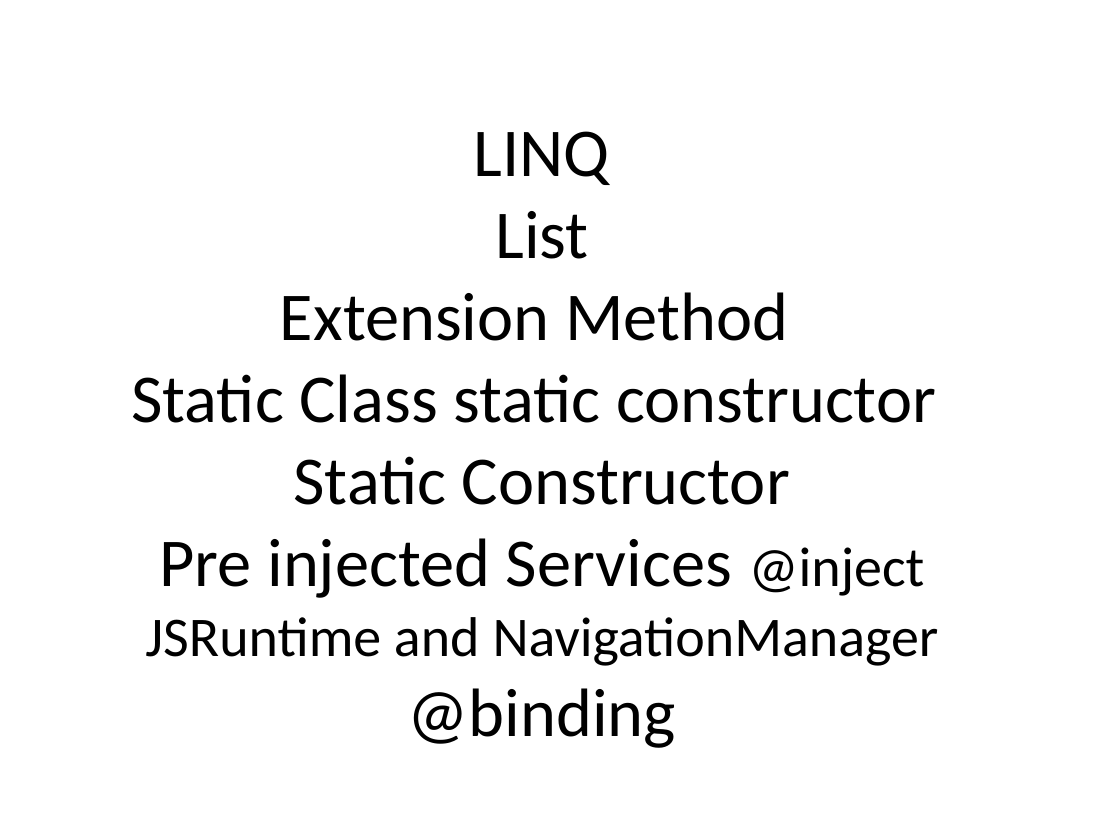
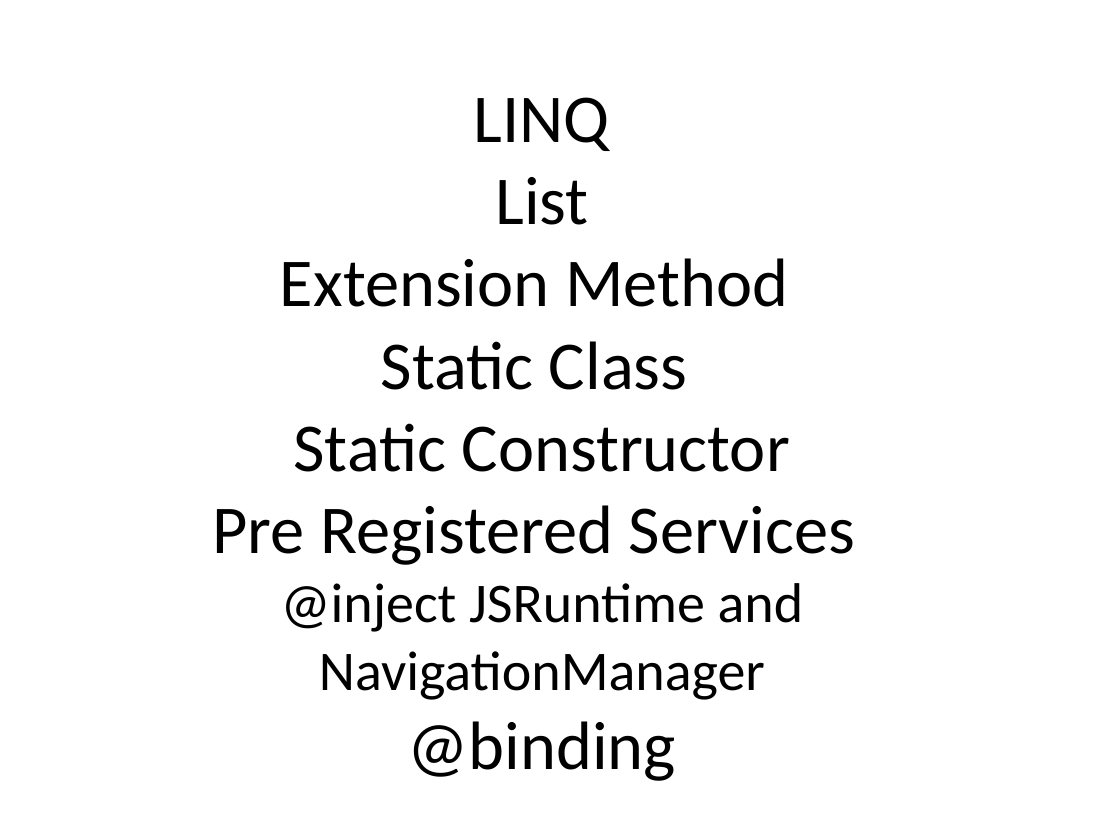
Before and after one commit to aishurv/Customer-Information, a slide deck: slide 3 of Info.pptx. Drawn at 1120x840 pixels with LibreOffice and Linux fonts; fonts in the diff are those of the drawing. Boxes give left, top, right and bottom in pixels: in the first picture for what was removed or moved away, otherwise in the second. Text is boxed around its words. In the diff, an @@ line names an element or a change of style, - is before the commit and + after.

```diff
--- a/Info.pptx
+++ b/Info.pptx
@@ title at [213, 97, 855, 781]: text changed @@
-LINQ
-List
-Extension Method
-Static Class static constructor
-Static Constructor
-Pre injected Services @inject JSRuntime and NavigationManager
-@binding
+LINQ
+List
+Extension Method
+Static Class
+Static Constructor
+Pre Registered Services
+@inject JSRuntime and NavigationManager
+@binding
```
Also in this commit, not shown: 8 other files.
